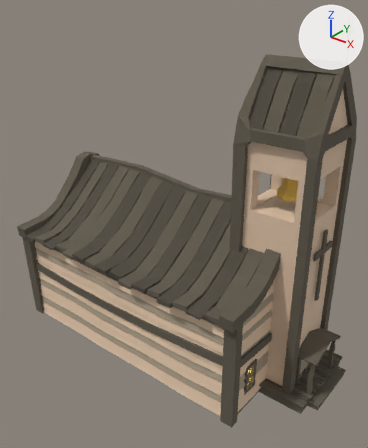
The glTF model public/models/buildings/hotel.glb: old version first, new version second.
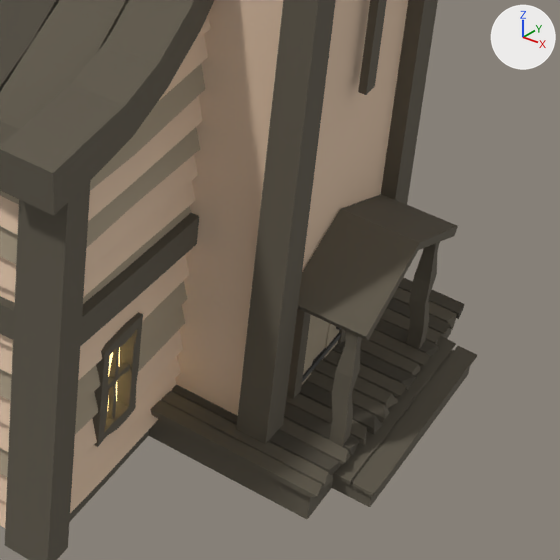
There are two pictures of each version: one whole from a camera (50 mm lens) standing at (14.9, -16.9, 15.8) and looking at (2.0, -0.8, 5.8), one close up on the part from 60% to 100% of the width and 62% to 95% of the height. The axes (+X, +Y, +Z) are drawn at upper right. The lights are the same throughout. The last two pictures show the newer version. Where no turn or scale is listed for an object, it has been applied to the vertices.
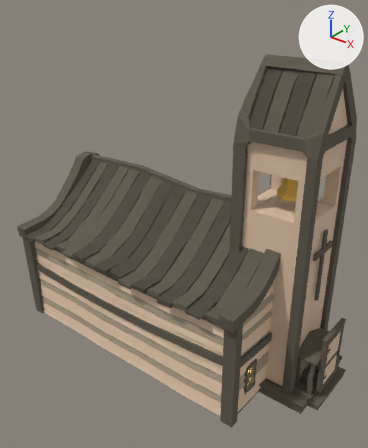
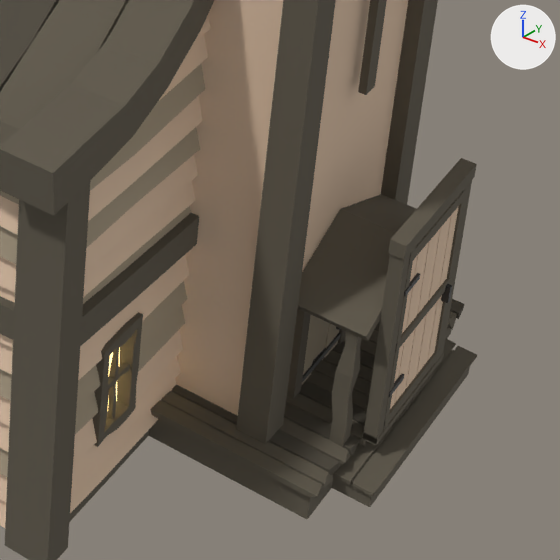
Boxes [x1, y1, x2, y2] around the edits, measured in the close-ups (560 x 560 px):
```json
{"object": "DoorPanel", "change": "added", "after": [383, 187, 467, 431], "faces in mat_woodbright2_001 (beige #e4c7ac)": [390, 206, 459, 409], "faces in mat_wooddark_001 (brown #615a4d)": [383, 187, 467, 431], "faces in mat_metalbar (black #2c2c2c)": [388, 273, 452, 397]}
{"object": "DoorFrame", "change": "added", "after": [362, 158, 477, 445]}
```

The change, as JSON lines over the scene's bpy script:
```json
{"op": "add", "block": "mat_doorinteriordark_001", "code": ["mat_doorinteriordark_001 = principled_material('DoorInteriorDark.001')", "mat_doorinteriordark_001.base_color = (0.012, 0.008, 0.006)  # black #1d1612", "mat_doorinteriordark_001.roughness = 1.0"]}
{"op": "add", "block": "me_doorpanel_001", "code": ["me_doorpanel_001 = bpy.data.meshes.new('DoorPanel.001')", "me_doorpanel_001.from_pydata(...)  # 112 vertices, 168 faces; spans x -0.03..0.11, y 0.0..1.46, z 0.0..2.51", "# faces by material slot: [60, 72, 36]", "me_doorpanel_001.materials.append(mat_woodbright2_001)  # beige #e4c7ac", "me_doorpanel_001.materials.append(mat_wooddark_001)  # brown #615a4d", "me_doorpanel_001.materials.append(mat_metalbar)  # black #2c2c2c"]}
{"op": "add", "block": "me_doorframe", "code": ["me_doorframe = bpy.data.meshes.new('DoorFrame')", "me_doorframe.from_pydata(...)  # a box spanning x 9.11..9.27, y -0.88..-0.72, z 0.18..2.89, material slot 0; a box spanning x 9.11..9.27, y 0.72..0.88, z 0.18..2.89, material slot 0; a box spanning x 9.1..9.28, y -0.91..0.91, z 2.78..2.96, material slot 0; a box spanning x 9.1..9.28, y -0.88..0.88, z 0.2..0.28, material slot 0; a box spanning x 9.12..9.18, y -0.77..0.77, z 0.19..2.8, material slot 1", "me_doorframe.materials.append(mat_wooddark_001)  # brown #615a4d", "me_doorframe.materials.append(mat_doorinteriordark_001)  # black #1d1612"]}
{"op": "add", "block": "ob_doorpanel", "code": ["ob_doorpanel = bpy.data.objects.new('DoorPanel', me_doorpanel_001)", "ob_doorpanel.location = (9.22, -0.73, 0.26)"]}
{"op": "add", "block": "ob_doorframe", "code": ["ob_doorframe = bpy.data.objects.new('DoorFrame', me_doorframe)", "ob_doorframe.location = (0.0, 0.0, 0.0)"]}
```
